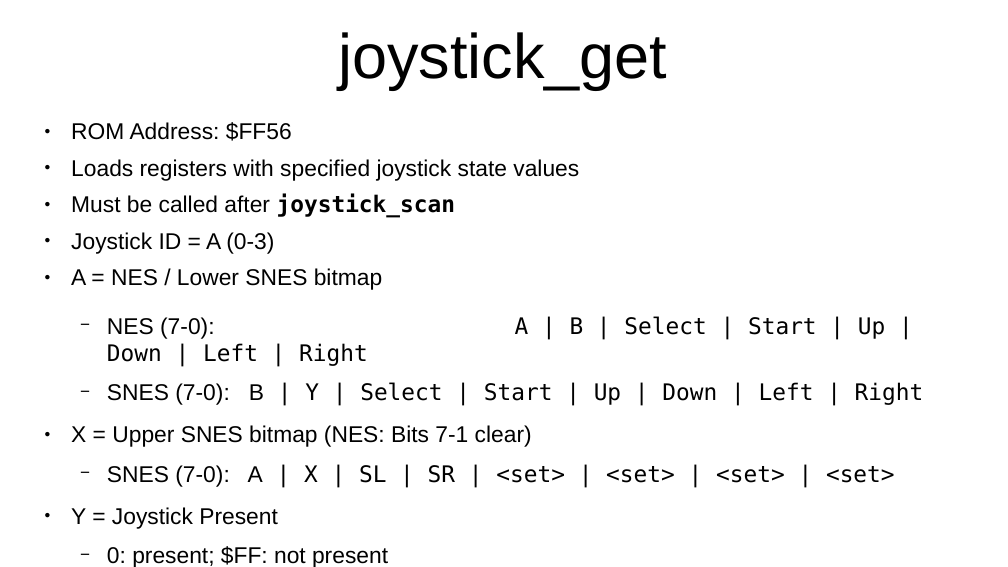
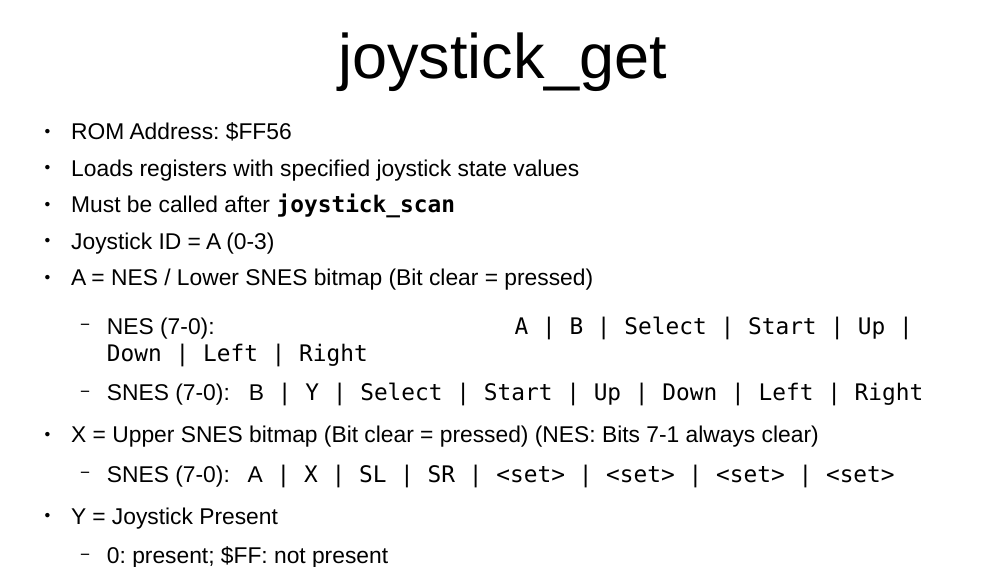
Before and after one commit to SlithyMatt/x16-assembly-tutorial, a slide deck: slide 9 of Lesson14/Lesson14.odp. Drawn at 1008x567 pixels with LibreOffice and Linux fonts; fonts in the diff are those of the drawing. Boxes give left, top, right and bottom in pixels: in the first picture for what was removed or moved away, otherwise in the second. Text is boxed around its words. In the diff, an @@ line names an element or a change of style, - is before the commit and + after.

Commit message:
joystick demo, colors spastic

```diff
--- a/Lesson14/Lesson14.odp
+++ b/Lesson14/Lesson14.odp
@@ text at [71,268,593,290]: text changed @@
-● A = NES / Lower SNES bitmap
+● A = NES / Lower SNES bitmap (Bit clear = pressed)
@@ text at [71,425,819,447]: text changed @@
-● X = Upper SNES bitmap (NES: Bits 7-1 clear)
+● X = Upper SNES bitmap (Bit clear = pressed) (NES: Bits 7-1 always clear)
```
Also in this commit, not shown: 2 other slides changed, 1 slide added, 2 other files.
